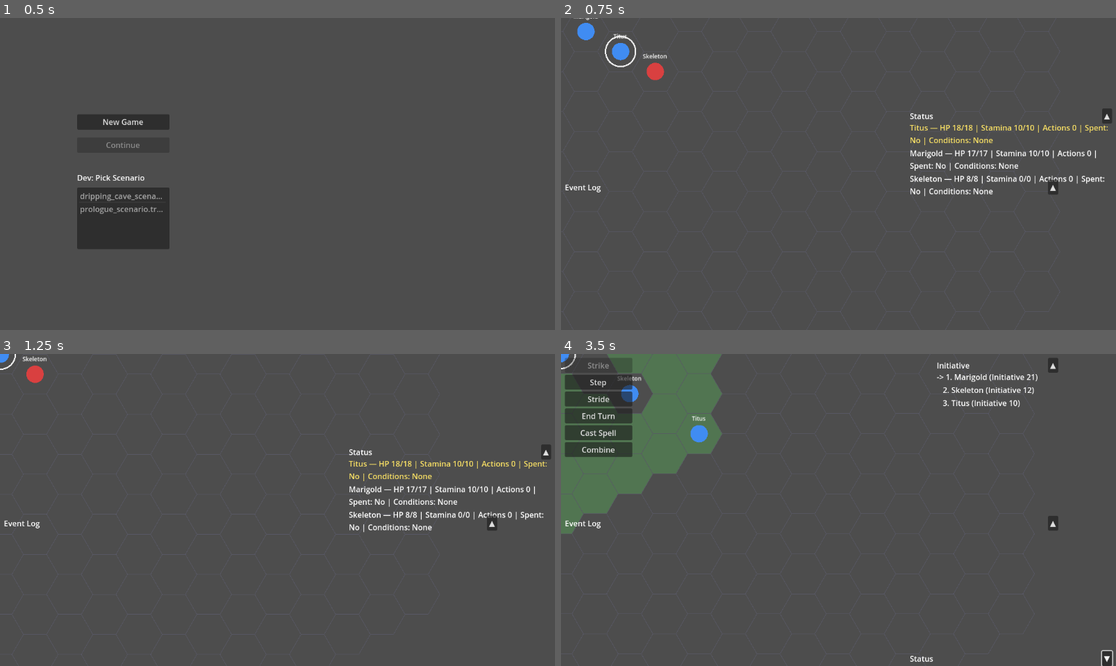
Above: before the commit, frames 1-4 (two rows, left to right).
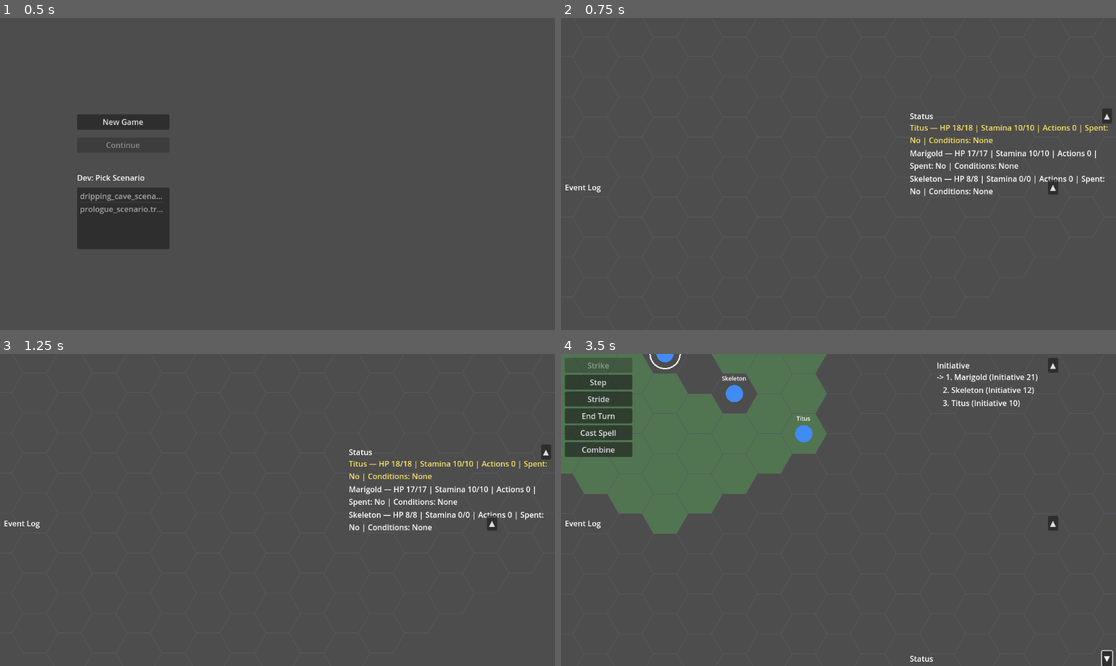
Above: after the commit, the same moments.

Repository: Pyroraptor/hykaen
Game: Godot game, scene res://scenes/TitleScreen.tscn
The game is run twice, just before and just after one commit, with the same random seed, the same clock (stepped at 60 frames per second) and the same inputs.
Inputs (mouse positions are in pixels of both pictures, inside the frame that each line leads up to):
- Up to frame 1 (0.5 s): no input
- Up to frame 2 (0.75 s): click "New Game" at 0.5 s
- Up to frame 3 (1.25 s): no input
- Up to frame 4 (3.5 s): click "▲" at 1.25 s; click "▼" at 2 s; tap Enter at 2.75 s; move the mouse to (960, 494) at 2.77 s; hold Right (ui_right) from 2.78 s (still down); hold Shift from 2.78 s (still down); click (960, 494) at 2.92 s

Frame 1 is identical in both runs. In frame 2, 0.6% of the frame differs, in the area x 0-91%, y 0-97%; in frame 3, 0.3%; in frame 4, 13%, in the area x 0-78%, y 0-96%.

Commit message:
feat(FEAT-008): Wire recomputed map bounds into scenario load and combat highlighting (US-006)
MainScene._ready() now applies _game_camera.set_bounds(hex_grid_view.get_world_bounds())
immediately after hex_grid_view.load_combatants() during boot, and
_on_active_actor_changed() re-invokes the same recompute+apply immediately after
TurnPresentationController.on_active_actor_changed() re-highlights the active
actor's legal Step/Stride hexes (set_selectable_hexes()) during combat, so the
camera's clamp region always hugs the CURRENT token/selectable-hex set rather
than a stale snapshot from boot.

Both call sites are appended onto their existing statement lines (mirroring this
composition root's established semicolon/one-line-if convention) to stay within
the 1000-line MainScene.gd budget enforced by ci/check_mainscene_gate.sh.

Adds tests/integration/test_main_scene_map_bounds.gd (seeded-boot populated-bounds
assertion; stale-vs-fresh bounds proof for the combat-highlighting recompute) and
tests/integration/test_axial_to_pixel_consistency.gd (RISK-002: proves
HexGridView.axial_to_pixel_with_offset() produces identical world output whether
reached via bounds computation, ExplorationModeController's follow path, or
MainScene's combat follow path, against the real booted MainScene.tscn).

Co-Authored-By: Claude Sonnet 5 <noreply@anthropic.com>

Diff:
--- a/MainScene.gd
+++ b/MainScene.gd
@@ -224,7 +224,7 @@
 	centering_offset = _compute_boot_centering_offset(hex_combatants)
 	if hex_grid_view != null:
 		hex_grid_view.set_origin_offset(centering_offset)
-		hex_grid_view.load_combatants(hex_combatants)
+		hex_grid_view.load_combatants(hex_combatants); if _game_camera != null: _game_camera.set_bounds(hex_grid_view.get_world_bounds())  # FEAT-008 (US-006): recompute+apply map bounds after scenario load
 
 	_game_mode = GameMode.EXPLORATION
 	_exploration.setup({  # FEAT-007 (ADR-004): + on_selection_changed -> status_panel_view
@@ -758,10 +758,10 @@
 func _current_turn_order():
 	return encounter.get_turn_order() if encounter != null else null
 
-## Delegate to TurnPresentationController + FEAT-008/FEAT-007's use cases (AutoSelectActiveActorUseCase; CombatCameraFollowUseCase, US-005/RISK-009).
+## Delegate to TurnPresentationController + FEAT-008/FEAT-007's use cases (AutoSelectActiveActorUseCase; CombatCameraFollowUseCase, US-005/RISK-009); trailing statement re-applies _game_camera.set_bounds(hex_grid_view.get_world_bounds()) immediately after TurnPresentationController's set_selectable_hexes() combat-highlighting call above (FEAT-008/US-006/RISK-002), so bounds always hug the CURRENT highlight, never a stale pre-highlight snapshot.
 func _on_active_actor_changed(combatant) -> void:
 	_turn_presentation().on_active_actor_changed(combatant)
-	AutoSelectActiveActorUseCaseClass.new(hex_grid_view, status …(250 unchanged characters)…  "_current_enemies")).execute(combatant)
+	AutoSelectActiveActorUseCaseClass.new(hex_grid_view, status …(250 unchanged characters)…  "_current_enemies")).execute(combatant); if hex_grid_view != null and _game_camera != null: _game_camera.set_bounds(hex_grid_view.get_world_bounds())
 
 ## Finish round: undecided→ROUND_NUMBER++ + rewire_session(); won→_on_combat_won().
 ## Relays to round_flow_controller.notify_round_concluded() at end.
--- /dev/null
+++ b/tests/integration/test_axial_to_pixel_consistency.gd
@@ -0,0 +1,171 @@
+extends GutTest
+## tests/integration/test_axial_to_pixel_consistency.gd — FEAT-008 (US-006,
+## mitigates RISK-002): "cross-story coordinate-conversion consistency
+## test".
+##
+## Maps to the feature plan's files_to_create entry
+## "res://test/integration/test_axial_to_pixel_consistency.gd" — this
+## project's actual, established file layout keeps every MainScene
+## integration test under tests/integration/ (see tests/integration/
+## test_main_scene_combat_camera_follow.gd, test_steel_thread_selection_
+## e2e.gd, etc.), so this suite lives here rather than at the literal
+## res://test/... path the plan names, matching every prior feature's own
+## documented precedent (e.g. tests/unit/presentation/
+## test_hex_grid_view_bounds.gd's identical header note).
+##
+## RISK-002 (per this steel thread's design notes): three independent call
+## sites each convert a hex coordinate to world-space pixels via
+## presentation/hex_grid_view.gd's HexGridView.axial_to_pixel_with_offset():
+##   1. HexGridView.get_world_bounds() (FEAT-004/US-002) — internally calls
+##      axial_to_pixel_with_offset() on every token/selectable-hex position
+##      before handing the resulting points to MapBoundsCalculator.
+##   2. ExplorationModeController._select_party_member() (FEAT-006/US-004)
+##      — the exploration-mode camera-follow path — calls
+##      _hex_grid_view.axial_to_pixel_with_offset(hex_coord) before
+##      invoking on_camera_follow.
+##   3. presentation/combat_camera_follow_use_case.gd's
+##      CombatCameraFollowUseCase.execute() (FEAT-007/US-005) — the
+##      combat-mode camera-follow path, invoked by MainScene.
+##      _on_active_actor_changed() — calls
+##      _hex_grid_view.axial_to_pixel_with_offset(hex_coord) before
+##      invoking the camera_follow_fn.
+##
+## A regression that introduced a SECOND, subtly different offset/scale
+## conversion at any one of these three call sites (rather than every call
+## site sharing the exact same HexGridView.axial_to_pixel_with_offset()
+## method on the exact same HexGridView instance) would desync the camera
+## bounds computed at boot from where the camera actually pans during
+## exploration/combat follow -- this suite pins that all three call sites
+## are provably the SAME function on the SAME instance, by boot-ing the
+## REAL res://MainScene.tscn composition root (no stub/mock HexGridView)
+## and asserting all three produce IDENTICAL Vector2 world output for the
+## SAME Vector2i hex coordinate.
+##
+## test_criteria covered here:
+##   - RISK-002 test: the same Vector2i hex coordinate produces identical
+##     Vector2 world output whether converted via HexGridView.
+##     get_world_bounds()'s internal conversion, ExplorationModeController's
+##     follow path, or MainScene's combat follow path.
+
+const MAIN_SCENE_PATH: String = "res://MainScene.tscn"
+const CombatantClass = preload("res://core/domain/combatant.gd")
+const HexCoordClass = preload("res://core/geometry/hex_coord.gd")
+
+const PINNED_SEED: int = 42
+
+
+func _boot_main_scene():
+	var packed: PackedScene = ResourceLoader.load(MAIN_SCENE_PATH)
+	assert_not_null(packed, "MainScene.tscn must load as a PackedScene")
+	var instance = packed.instantiate()
+	instance.seed_override = PINNED_SEED
+	add_child_autofree(instance)
+	await get_tree().process_frame
+	return instance
+
+
+func _find_combatant_by_id(instance, combatant_id: String):
+	for combatant in instance._party + instance._enemies:
+		if combatant.combatant_id == combatant_id:
+			return combatant
+	return null
+
+
+# ══════════════════════════════════════════════════════════════════════════
+# Source-inspection precondition — proves get_world_bounds() really does
+# route through axial_to_pixel_with_offset() (established as the "bounds
+# computation's internal conversion" call path this test's Path A stands
+# in for), so a direct call to hex_grid_view.axial_to_pixel_with_offset()
+# on the same instance is a faithful proxy for it.
+# ══════════════════════════════════════════════════════════════════════════
+
+func test_get_world_bounds_source_routes_through_axial_to_pixel_with_offset() -> void:
+	var source: String = FileAccess.get_file_as_string("res://presentation/hex_grid_view.gd")
+	var method_start: int = source.find("func get_world_bounds(")
+	assert_true(method_start >= 0, "HexGridView must define get_world_bounds()")
+	var method_end: int = source.find("\nfunc ", method_start + 1)
+	if method_end < 0:
+		method_end = source.length()  # get_world_bounds() may be the last function in the file
+	var method_body: String = source.substr(method_start, method_end - method_start)
+	assert_true(
+		method_body.contains("axial_to_pixel_with_offset("),
+		"get_world_bounds() must convert its points via axial_to_pixel_with_offset() (RISK-002's canonical call path)"
+	)
+
+
+# ══════════════════════════════════════════════════════════════════════════
+# Criterion — identical Vector2i hex coordinate produces identical Vector2
+# world output across all three call sites.
+# ══════════════════════════════════════════════════════════════════════════
+
+func test_axial_to_pixel_with_offset_is_consistent_across_bounds_exploration_and_combat_call_sites() -> void:
+	var instance = await _boot_main_scene()
+
+	# player_1 (Marigold) — this project's established prologue fixture
+	# assumption (tests/integration/test_steel_thread_selection_e2e.gd):
+	# seated at (-1, 0), a live, resolvable party member at boot.
+	assert_true(
+		instance.scenario_session.party_hex_positions.has("player_1"),
+		"fixture assumption: scenario_session.party_hex_positions must seat 'player_1' at boot"
+	)
+	var hex_coord = instance.scenario_session.party_hex_positions["player_1"]
+
+	# ── Path A: the canonical conversion get_world_bounds() itself uses
+	# internally -- the SAME HexGridView instance's axial_to_pixel_with_
+	# offset(), called directly (proven above to be get_world_bounds()'s own
+	# internal call path). ──────────────────────────────────────────────────
+	var bounds_path_world_pos: Vector2 = instance.hex_grid_view.axial_to_pixel_with_offset(hex_coord)
+
+	# ── Path B: ExplorationModeController's follow path. ────────────────────
+	instance._exploration._select_party_member("player_1")
+	var exploration_path_world_pos: Vector2 = instance._game_camera._target_pos
+
+	# ── Path C: MainScene's combat follow path (CombatCameraFollowUseCase,
+	# via _on_active_actor_changed()). ──────────────────────────────────────
+	var actor = _find_combatant_by_id(instance, "player_1")
+	assert_not_null(actor, "fixture assumption: 'player_1' must be a live Combatant in _party")
+	instance._on_active_actor_changed(actor)
+	var combat_path_world_pos: Vector2 = instance._game_camera._target_pos
+
+	assert_eq(
+		exploration_path_world_pos, bounds_path_world_pos,
+		"ExplorationModeController's camera-follow conversion must match the bounds-computation conversion for the same hex"
+	)
+	assert_eq(
+		combat_path_world_pos, bounds_path_world_pos,
+		"MainScene's combat camera-follow conversion must match the bounds-computation conversion for the same hex"
+	)
+	assert_eq(
+		exploration_path_world_pos, combat_path_world_pos,
+		"exploration-mode and combat-mode camera-follow conversions must agree with each other for the same hex"
+	)
+
+
+## A second, distinct hex (player_0 / Titus at (0,0), also an established
+## prologue fixture assumption) guards against a false-positive that could
+## arise if all three paths coincidentally agreed only at one particular
+## coordinate (e.g. an implementation that ignores origin_offset entirely
+## would still match at (0,0) alone).
+func test_axial_to_pixel_with_offset_is_consistent_for_a_second_distinct_hex() -> void:
+	var instance = await _boot_main_scene()
+
+	assert_true(
+		instance.scenario_session.party_hex_positions.has("player_0"),
+		"fixture assumption: scenario_session.party_hex_positions must seat 'player_0' at boot"
+	)
+	var hex_coord = instance.scenario_session.party_hex_positions["player_0"]
+
+	var bounds_path_world_pos: Vector2 = instance.hex_grid_view.axial_to_pixel_with_offset(hex_coord)
+
+	instance._exploration._select_party_member("player_0")
+	var exploration_path_world_pos: Vector2 = instance._game_camera._target_pos
+
+	var actor = _find_combatant_by_id(instance, "player_0")
+	assert_not_null(actor, "fixture assumption: 'player_0' must be a live Combatant in _party")
+	instance._on_active_actor_changed(actor)
+	var combat_path_world_pos: Vector2 = instance._game_camera._target_pos
+
+	assert_eq(exploration_path_world_pos, bounds_path_world_pos,
+		"ExplorationModeController's camera-follow conversion must match the bounds-computation conversion for player_0's hex")
+	assert_eq(combat_path_world_pos, bounds_path_world_pos,
+		"MainScene's combat camera-follow conversion must match the bounds-computation conversion for player_0's hex")
--- /dev/null
+++ b/tests/integration/test_main_scene_map_bounds.gd
@@ -0,0 +1,203 @@
+extends GutTest
+## tests/integration/test_main_scene_map_bounds.gd — FEAT-008 (US-006):
+## "Wire recomputed map bounds into scenario load and selectable-hex
+## updates".
+##
+## Maps to the feature plan's files_to_create entry
+## "res://test/integration/test_main_scene_map_bounds.gd" — this project's
+## actual, established file layout keeps every MainScene integration test
+## under tests/integration/ (see tests/integration/
+## test_main_scene_combat_camera_follow.gd, test_steel_thread_selection_
+## e2e.gd, etc.), so this suite lives here rather than at the literal
+## res://test/... path the plan names, matching every prior feature's own
+## documented precedent (e.g. tests/unit/presentation/
+## test_hex_grid_view_bounds.gd's identical header note).
+##
+## Boots the REAL, shipped res://MainScene.tscn composition root headless
+## (mirroring tests/integration/test_main_scene_combat_camera_follow.gd's
+## `_boot_main_scene_with_seed()` fixture convention — pinned seed=42, the
+## prologue fixture's known-good initiative roll, real
+## _on_combat_triggered("prologue") handoff) with NO stub/mock standing in
+## for HexGridView or GameCamera, proving:
+##
+##   1. Seeded scenario boot: after MainScene._ready() loads the boot
+##      scenario/encounter and calls hex_grid_view.load_combatants(), it
+##      also calls hex_grid_view.get_world_bounds() and applies the result
+##      via _game_camera.set_bounds() — observable as _game_camera.
+##      limit_left < limit_right and limit_top < limit_bottom, AND strictly
+##      inside Godot's own +/-10,000,000 "no bounds" sentinel (i.e. NOT the
+##      untouched default), proving real, populated bounds were applied,
+##      not merely left at Camera2D's engine defaults.
+##
+##   2. Bounds are recomputed and reapplied immediately after
+##      hex_grid_view.set_selectable_hexes() during combat movement
+##      highlighting: MainScene._on_active_actor_changed() delegates to
+##      TurnPresentationController.on_active_actor_changed(), which calls
+##      highlight_legal_moves() -> hex_grid_view.set_selectable_hexes()
+##      for the newly-active player actor's legal Step/Stride
+##      destinations; this feature's trailing statement in
+##      _on_active_actor_changed() must then re-apply
+##      _game_camera.set_bounds(hex_grid_view.get_world_bounds()) so the
+##      camera's clamp region reflects the CURRENT highlighted hex set, not
+##      a stale snapshot taken before highlighting. Proven by forcing a
+##      deliberately different "stale" bounds baseline (computed from an
+##      artificially emptied selectable-hex set) immediately before the
+##      call, then asserting the post-call camera limits match the FRESH
+##      get_world_bounds() (which now includes the real highlighted
+##      hexes) rather than the stale baseline.
+##
+## test_criteria covered here:
+##   - Seeded scenario boot: after load, _game_camera.limit_left <
+##     limit_right and limit_top < limit_bottom (non-default, populated
+##     bounds).
+##   - Bounds are recomputed and reapplied immediately after
+##     set_selectable_hexes() during combat movement highlighting.
+##   - Existing scenario-load and combat-mode test suites still pass with
+##     no regressions (verified by running the full GUT suite alongside
+##     this file, not a criterion this file can itself assert).
+
+const MAIN_SCENE_PATH: String = "res://MainScene.tscn"
+
+const PINNED_SEED: int = 42
+
+## Godot's own Camera2D default limit_left/right/top/bottom sentinel
+## values (mirrors tests/unit/presentation/test_game_camera_bounds.gd's
+## identically-named/valued constant).
+const DEFAULT_LIMIT: int = 10000000
+
+
+## _boot_main_scene_with_seed(seed_value) -> Node — mirrors tests/
+## integration/test_main_scene_combat_camera_follow.gd's identically-named
+## fixture: boots the real MainScene.tscn pinned to `seed_value`, triggers
+## the real exploration->combat handoff via _on_combat_triggered("prologue"),
+## and returns the settled instance with a live round_session and the
+## TurnController.active_actor_changed signal already wired to
+## MainScene._on_active_actor_changed.
+func _boot_main_scene_with_seed(seed_value: int):
+	var packed: PackedScene = ResourceLoader.load(MAIN_SCENE_PATH)
+	assert_not_null(packed, "MainScene.tscn must load as a PackedScene")
+	var instance = packed.instantiate()
+	instance.seed_override = seed_value
+	add_child_autofree(instance)
+	await get_tree().process_frame
+
+	instance._on_combat_triggered("prologue")
+	await get_tree().process_frame
+	await get_tree().process_frame
+
+	return instance
+
+
+# ══════════════════════════════════════════════════════════════════════════
+# Criterion 1 — seeded scenario boot produces populated, non-default
+# camera bounds.
+# ══════════════════════════════════════════════════════════════════════════
+
+func test_seeded_scenario_boot_applies_populated_camera_bounds() -> void:
+	var packed: PackedScene = ResourceLoader.load(MAIN_SCENE_PATH)
+	assert_not_null(packed, "MainScene.tscn must load as a PackedScene")
+	var instance = packed.instantiate()
+	instance.seed_override = PINNED_SEED
+	add_child_autofree(instance)
+	await get_tree().process_frame
+
+	assert_not_null(instance.hex_grid_view, "fixture assumption: hex_grid_view must be wired at boot")
+	assert_not_null(instance._game_camera, "fixture assumption: _game_camera must be wired at boot")
+
+	assert_true(
+		instance._game_camera.limit_left < instance._game_camera.limit_right,
+		"after scenario-load boot, _game_camera.limit_left must be < limit_right (populated bounds)"
+	)
+	assert_true(
+		instance._game_camera.limit_top < instance._game_camera.limit_bottom,
+		"after scenario-load boot, _game_camera.limit_top must be < limit_bottom (populated bounds)"
+	)
+
+	# "non-default" — the seeded party/enemy tokens loaded at boot must have
+	# produced a REAL, margin-expanded AABB strictly inside Godot's own
+	# +/-10,000,000 "no bounds" sentinel, not the untouched Camera2D default.
+	assert_true(
+		instance._game_camera.limit_left > -DEFAULT_LIMIT,
+		"boot must apply real bounds, not leave limit_left at the -10,000,000 default sentinel"
+	)
+	assert_true(
+		instance._game_camera.limit_right < DEFAULT_LIMIT,
+		"boot must apply real bounds, not leave limit_right at the +10,000,000 default sentinel"
+	)
+	assert_true(
+		instance._game_camera.limit_top > -DEFAULT_LIMIT,
+		"boot must apply real bounds, not leave limit_top at the -10,000,000 default sentinel"
+	)
+	assert_true(
+		instance._game_camera.limit_bottom < DEFAULT_LIMIT,
+		"boot must apply real bounds, not leave limit_bottom at the +10,000,000 default sentinel"
+	)
+
+	# Cross-check against the exact adapter method the feature wires in:
+	# applied limits must equal hex_grid_view.get_world_bounds()'s edges.
+	# Camera2D.limit_left/right/top/bottom are int-typed engine properties
+	# (not float, see tests/unit/presentation/test_game_camera_bounds.gd's
+	# identical note) -- Godot truncates a float assignment toward zero, so
+	# expected edges are cast through int() here to match the real property
+	# type/conversion exactly rather than comparing a raw float.
+	var expected_bounds: Rect2 = instance.hex_grid_view.get_world_bounds()
+	assert_eq(instance._game_camera.limit_left, int(expected_bounds.position.x),
+		"limit_left must equal hex_grid_view.get_world_bounds()'s left edge")
+	assert_eq(instance._game_camera.limit_right, int(expected_bounds.position.x + expected_bounds.size.x),
+		"limit_right must equal hex_grid_view.get_world_bounds()'s right edge")
+	assert_eq(instance._game_camera.limit_top, int(expected_bounds.position.y),
+		"limit_top must equal hex_grid_view.get_world_bounds()'s top edge")
+	assert_eq(instance._game_camera.limit_bottom, int(expected_bounds.position.y + expected_bounds.size.y),
+		"limit_bottom must equal hex_grid_view.get_world_bounds()'s bottom edge")
+
+
+# ══════════════════════════════════════════════════════════════════════════
+# Criterion 2 — bounds are recomputed and reapplied immediately after
+# set_selectable_hexes() during combat movement highlighting.
+# ══════════════════════════════════════════════════════════════════════════
+
+func test_active_actor_changed_recomputes_and_reapplies_bounds_after_movement_highlighting() -> void:
+	var instance = await _boot_main_scene_with_seed(PINNED_SEED)
+
+	var actor = instance.round_session.current_actor_entity()
+	assert_not_null(actor, "fixture assumption: a seeded combat boot must settle on a live current actor")
+
+	# Force the selectable-hex set to empty and seed the camera's bounds
+	# from THAT stale/empty state, so this test can prove
+	# _on_active_actor_changed() genuinely recomputes bounds using the
+	# FRESH selectable-hex state highlight_legal_moves() sets during THIS
+	# call -- not merely leaving whatever bounds were already applied at
+	# boot untouched.
+	instance.hex_grid_view.set_selectable_hexes([])
+	var stale_bounds: Rect2 = instance.hex_grid_view.get_world_bounds()
+	instance._game_camera.set_bounds(stale_bounds)
+
+	instance._on_active_actor_changed(actor)
+
+	# highlight_legal_moves() must have populated a non-empty selectable-hex
+	# set for a live player actor's turn, so the fresh bounds computed now
+	# differ from the artificially-emptied stale baseline above -- otherwise
+	# this test would pass even if the recompute used stale state.
+	assert_true(
+		instance.hex_grid_view._selectable_hexes.size() > 0,
+		"fixture assumption: the active player actor's turn must highlight at least one legal Step/Stride hex"
+	)
+
+	var fresh_bounds: Rect2 = instance.hex_grid_view.get_world_bounds()
+	assert_ne(
+		fresh_bounds, stale_bounds,
+		"fixture assumption: fresh bounds (post-highlight) must differ from the artificially stale baseline"
+	)
+
+	# Camera2D.limit_left/right/top/bottom are int-typed engine properties
+	# (not float) -- expected edges are cast through int() to match Godot's
+	# own float->int truncation on assignment (see criterion 1's identical
+	# note above).
+	assert_eq(instance._game_camera.limit_left, int(fresh_bounds.position.x),
+		"_on_active_actor_changed() must reapply limit_left from the FRESH post-highlight get_world_bounds(), not the stale baseline")
+	assert_eq(instance._game_camera.limit_right, int(fresh_bounds.position.x + fresh_bounds.size.x),
+		"_on_active_actor_changed() must reapply limit_right from the FRESH post-highlight get_world_bounds(), not the stale baseline")
+	assert_eq(instance._game_camera.limit_top, int(fresh_bounds.position.y),
+		"_on_active_actor_changed() must reapply limit_top from the FRESH post-highlight get_world_bounds(), not the stale baseline")
+	assert_eq(instance._game_camera.limit_bottom, int(fresh_bounds.position.y + fresh_bounds.size.y),
+		"_on_active_actor_changed() must reapply limit_bottom from the FRESH post-highlight get_world_bounds(), not the stale baseline")
